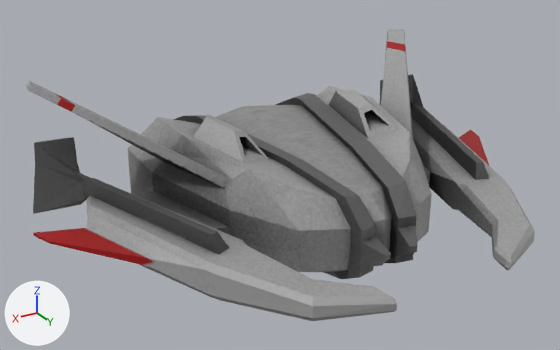
Before and after pictures for a commit that changed the Blender file sozai/enemyM1.blend.
The view is the same before and after, from a camera (50 mm lens) standing at (3.91, 6.15, 3.26) and looking at (0.31, 0.15, 0.26). Every picture has the same lights, and +X, +Y and +Z are marked at lower left.
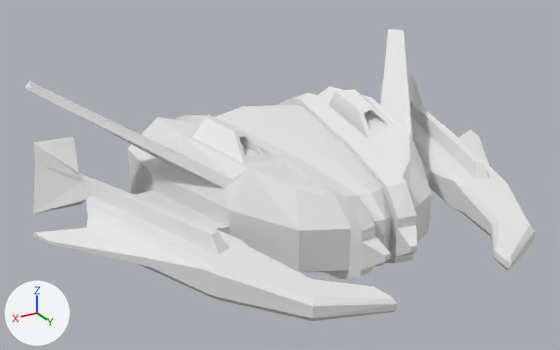
Pixel boxes (x1, y1, x2, y2) of what changed, in the pictures (560 x 350 px):
'Cube', recoloured (grey to white): (25, 29, 535, 321) in both

The edits, one by one:
Material 'Material' (mat_material) is new.
Its base color is (0.8, 0.8, 0.8) (white #e7e7e7).
me_cube has 246 vertices, 242 faces and spans x -2.63..0.0, y -1.73..2.34, z -0.48..1.14.
me_cube no longer uses material mat_enemym1 (picture img_enemym1).
me_cube now uses material mat_material (white #e7e7e7).
